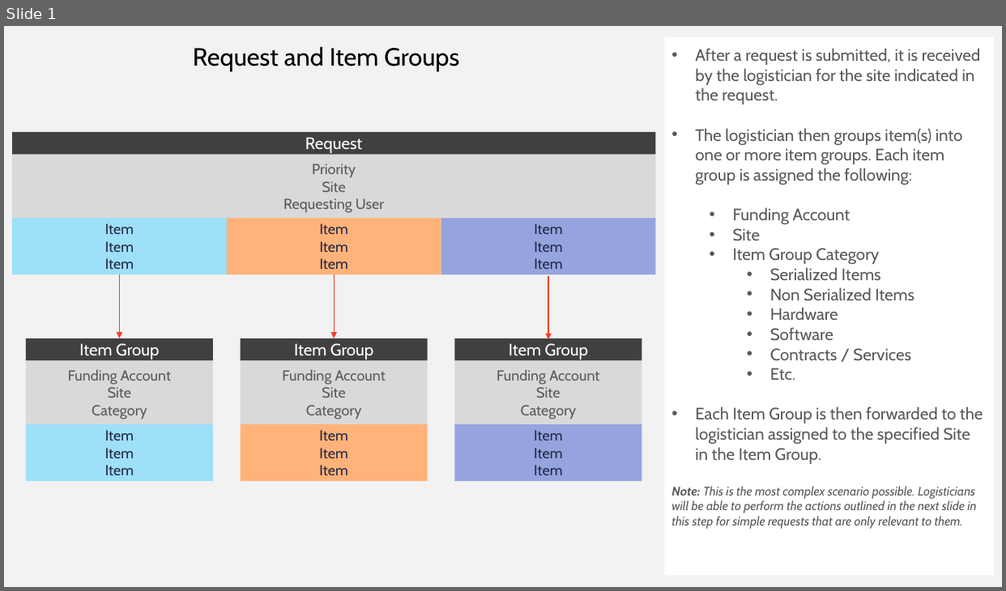
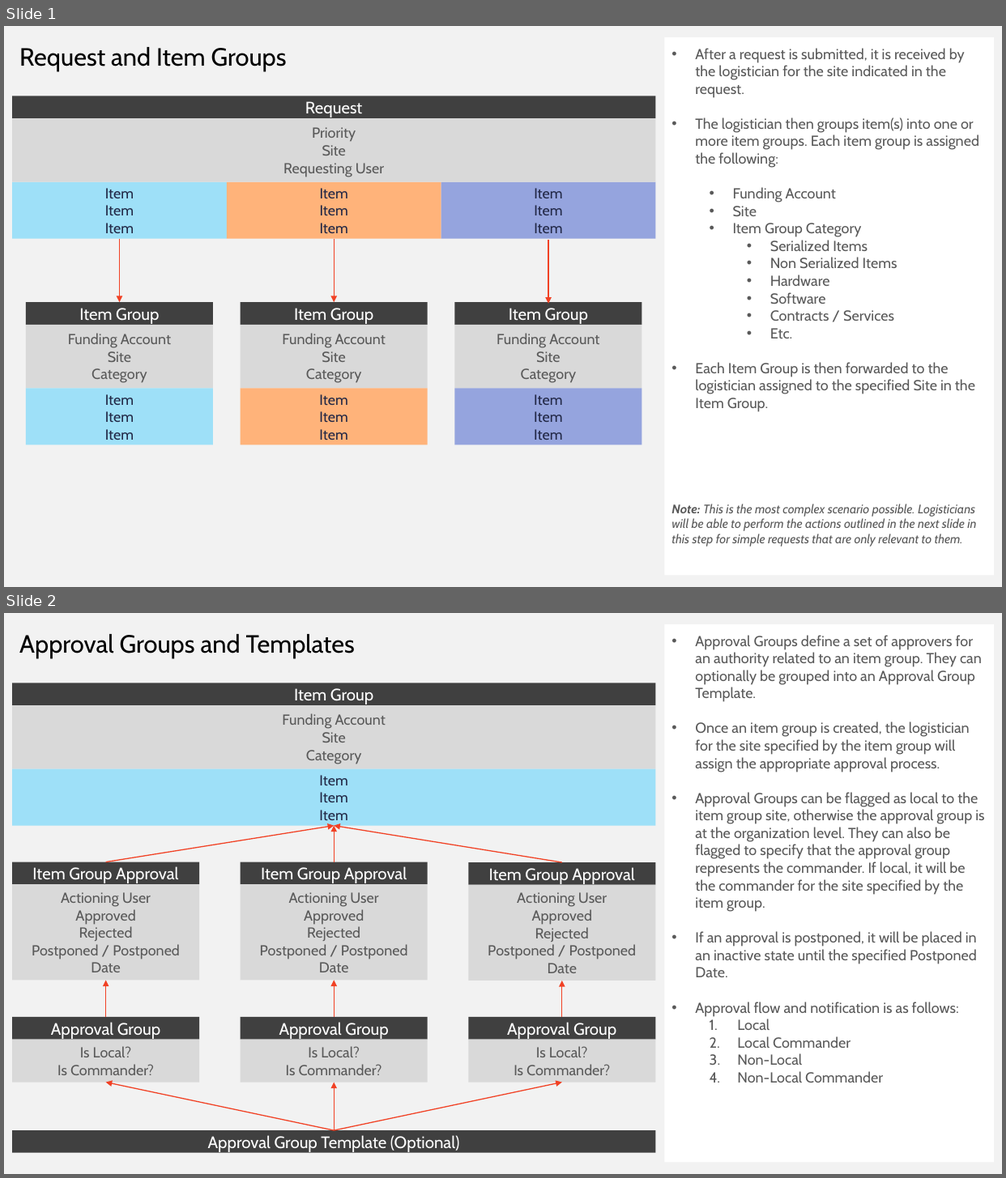
Before and after one commit to ssdooley/logistics-db-planning, a slide deck: documents/logistics-workflow.pptx. Shown one above the other, each under a label of ours: slide 1 before the commit, slides 1 and 2 after it. The pictures are 1006x591 and 1006x1178 pixels, drawn with LibreOffice and Linux fonts; fonts in the diff are those of the drawing. Boxes give left, top, right and bottom in pixels: in the first picture for what was removed or moved away, otherwise in the second. Text is boxed around its words. In the diff, an @@ line names an element or a change of style, - is before the commit and + after.

```diff
--- a/documents/logistics-workflow.pptx
+++ b/documents/logistics-workflow.pptx
@@ slide 2 added at <box>4,613,1002,1174</box>, background #F2F2F2 @@
@@ text added at <box>19,634,355,658</box>, 24 pt, text #000000 @@
+Approval Groups and Templates
@@ rectangle added at <box>665,624,995,1162</box>, fill #FFFFFF, 14 pt, text #595959 @@
+• Approval Groups define a set of approvers for an authority related to an item group. They can optionally be grouped into an Approval Group Template.
+• Once an item group is created, the logistician for the site specified by the item group will assign the appropriate approval process.
+• Approval Groups can be flagged as local to the item group site, otherwise the approval group is at the organization level. They can also be flagged to specify that the approval group represents the commander. If local, it will be the commander for the site specified by the item group.
+• If an approval is postponed, it will be placed in an inactive state until the specified Postponed Date.
+• Approval flow and notification is as follows:
+  1. Local
+  2. Local Commander
+  3. Non-Local
+  4. Non-Local Commander
@@ group added at <box>12,683,655,1153</box>: 16 rectangles, 9 arrows @@
+Item Group
+Funding Account
+Site
+Category
+Item
+Item
+Item
+Item Group Approval
+Actioning User
+Approved
+Rejected
+Postponed / Postponed Date
+Approval Group
+Is Local?
+Is Commander?
+Item Group Approval
+Actioning User
+Approved
+Rejected
+Postponed / Postponed Date
+Item Group Approval
+Actioning User
+Approved
+Rejected
+Postponed / Postponed Date
+Approval Group
+Is Local?
+Is Commander?
+Approval Group
+Is Local?
+Is Commander?
+Approval Group Template (Optional)
@@ slide 1 changed as well @@
@@ text "Request and Item Groups": place and size @@
-text "Request and Item Groups" at <box>193,47,459,71</box>
+text "Request and Item Groups" at <box>19,47,287,71</box>
@@ text in rectangle at <box>695,48,979,412</box>: size 16 to 14 pt in "After a request is submitted, it is ...", "The logistician then groups item(s) into one ...", "Funding Account", "Site" and 8 more places @@
@@ 14 rectangles, 3 arrows: place and size @@
-14 rectangles, 3 arrows at <box>12,132,656,482</box>
+14 rectangles, 3 arrows at <box>12,96,656,446</box>
```
Also in this commit, not shown: 3 other slides added.
